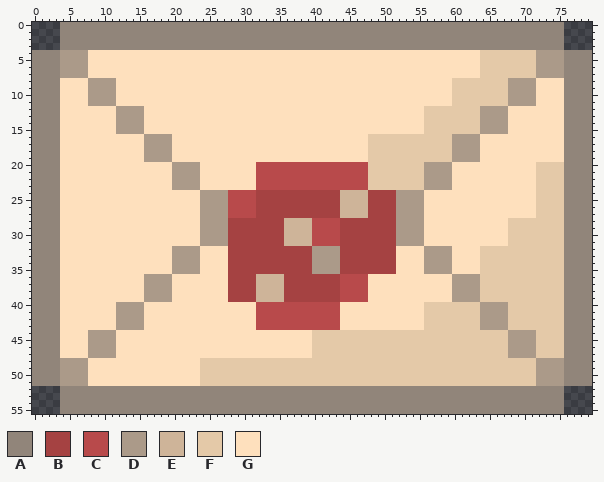
A sprite sheet gets an edit: images/sprites/letter.png. Above: the version before the commit.
The file is 80x56 pixels. Colours within 5 levels of each other are drawn and written as one.
Palette (. is transparent): A #91857a  B #a54242  C #b84a4b  D #ab9a89  E #ceb499  F #e4c9a8  G #fee0bd
The same view after the edit:
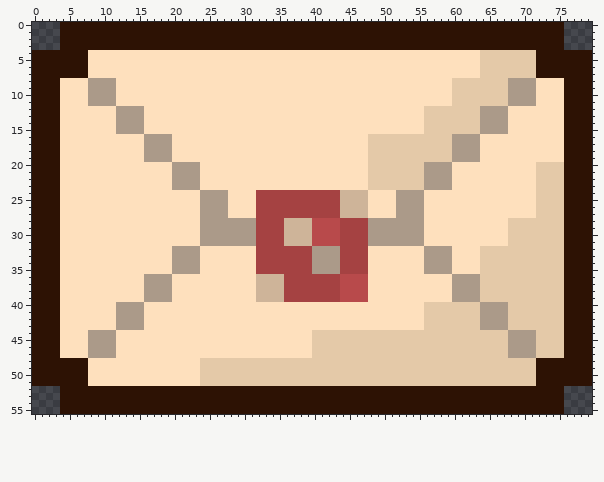
The edit:
{"colour":"A","old":"#91857a","new":"#2d1204"}
{"y":4,"x":4,"old":"DDDD","new":"AAAA"}
{"y":4,"x":72,"old":"DDDD","new":"AAAA"}
{"y":5,"x":4,"old":"DDDD","new":"AAAA"}
{"y":5,"x":72,"old":"DDDD","new":"AAAA"}
{"y":6,"x":4,"old":"DDDD","new":"AAAA"}
{"y":6,"x":72,"old":"DDDD","new":"AAAA"}
{"y":7,"x":4,"old":"DDDD","new":"AAAA"}
{"y":7,"x":72,"old":"DDDD","new":"AAAA"}
{"y":20,"x":32,"old":"CCCCCCCCCCCCCCCC","new":"GGGGGGGGGGGGGGGG"}
{"y":21,"x":32,"old":"CCCCCCCCCCCCCCCC","new":"GGGGGGGGGGGGGGGG"}
{"y":22,"x":32,"old":"CCCCCCCCCCCCCCCC","new":"GGGGGGGGGGGGGGGG"}
{"y":23,"x":32,"old":"CCCCCCCCCCCCCCCC","new":"GGGGGGGGGGGGGGGG"}
{"y":24,"x":28,"old":"CCCC","new":"GGGG"}
{"y":24,"x":48,"old":"BBBB","new":"GGGG"}
{"y":25,"x":28,"old":"CCCC","new":"GGGG"}
{"y":25,"x":48,"old":"BBBB","new":"GGGG"}
{"y":26,"x":28,"old":"CCCC","new":"GGGG"}
{"y":26,"x":48,"old":"BBBB","new":"GGGG"}
{"y":27,"x":28,"old":"CCCC","new":"GGGG"}
{"y":27,"x":48,"old":"BBBB","new":"GGGG"}
{"y":28,"x":28,"old":"BBBB","new":"DDDD"}
{"y":28,"x":48,"old":"BBBB","new":"DDDD"}
{"y":29,"x":28,"old":"BBBB","new":"DDDD"}
{"y":29,"x":48,"old":"BBBB","new":"DDDD"}
{"y":30,"x":28,"old":"BBBB","new":"DDDD"}
{"y":30,"x":48,"old":"BBBB","new":"DDDD"}
{"y":31,"x":28,"old":"BBBB","new":"DDDD"}
{"y":31,"x":48,"old":"BBBB","new":"DDDD"}
{"y":32,"x":28,"old":"BBBB","new":"GGGG"}
{"y":32,"x":48,"old":"BBBB","new":"GGGG"}
{"y":33,"x":28,"old":"BBBB","new":"GGGG"}
{"y":33,"x":48,"old":"BBBB","new":"GGGG"}
{"y":34,"x":28,"old":"BBBB","new":"GGGG"}
{"y":34,"x":48,"old":"BBBB","new":"GGGG"}
{"y":35,"x":28,"old":"BBBB","new":"GGGG"}
{"y":35,"x":48,"old":"BBBB","new":"GGGG"}
{"y":36,"x":28,"old":"BBBB","new":"GGGG"}
{"y":37,"x":28,"old":"BBBB","new":"GGGG"}
{"y":38,"x":28,"old":"BBBB","new":"GGGG"}
{"y":39,"x":28,"old":"BBBB","new":"GGGG"}
{"y":40,"x":32,"old":"CCCCCCCCCCCC","new":"GGGGGGGGGGGG"}
{"y":41,"x":32,"old":"CCCCCCCCCCCC","new":"GGGGGGGGGGGG"}
{"y":42,"x":32,"old":"CCCCCCCCCCCC","new":"GGGGGGGGGGGG"}
{"y":43,"x":32,"old":"CCCCCCCCCCCC","new":"GGGGGGGGGGGG"}
{"y":48,"x":4,"old":"DDDD","new":"AAAA"}
{"y":48,"x":72,"old":"DDDD","new":"AAAA"}
{"y":49,"x":4,"old":"DDDD","new":"AAAA"}
{"y":49,"x":72,"old":"DDDD","new":"AAAA"}
{"y":50,"x":4,"old":"DDDD","new":"AAAA"}
{"y":50,"x":72,"old":"DDDD","new":"AAAA"}
{"y":51,"x":4,"old":"DDDD","new":"AAAA"}
{"y":51,"x":72,"old":"DDDD","new":"AAAA"}
